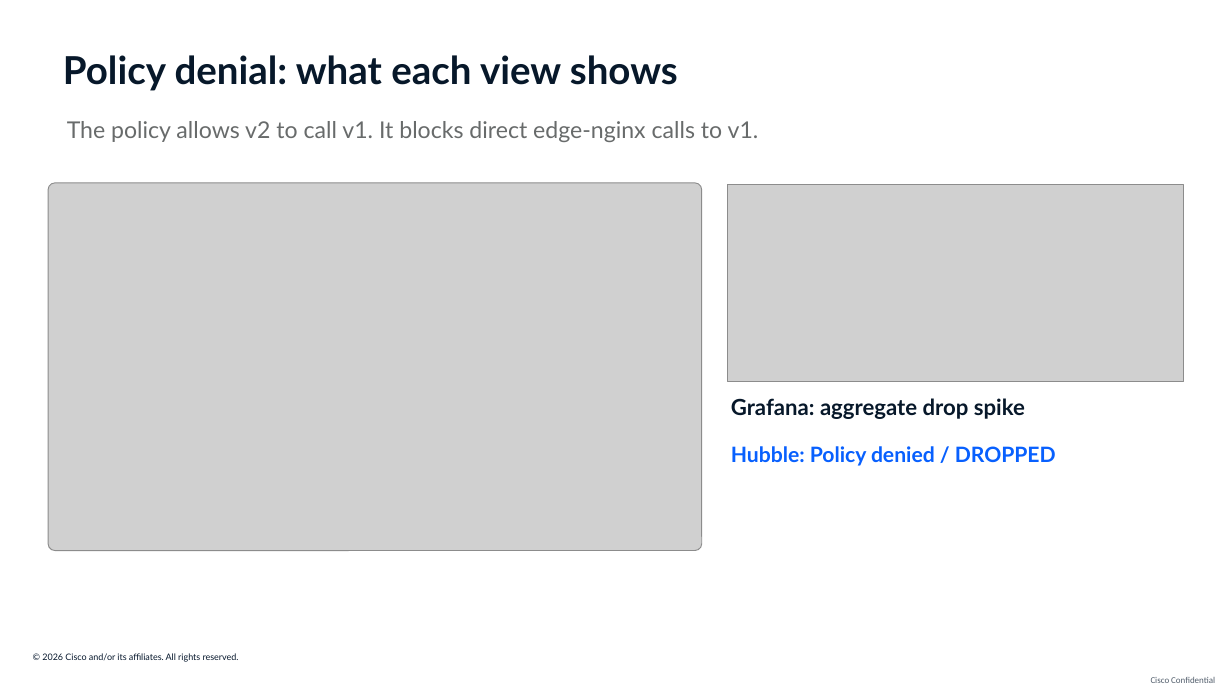
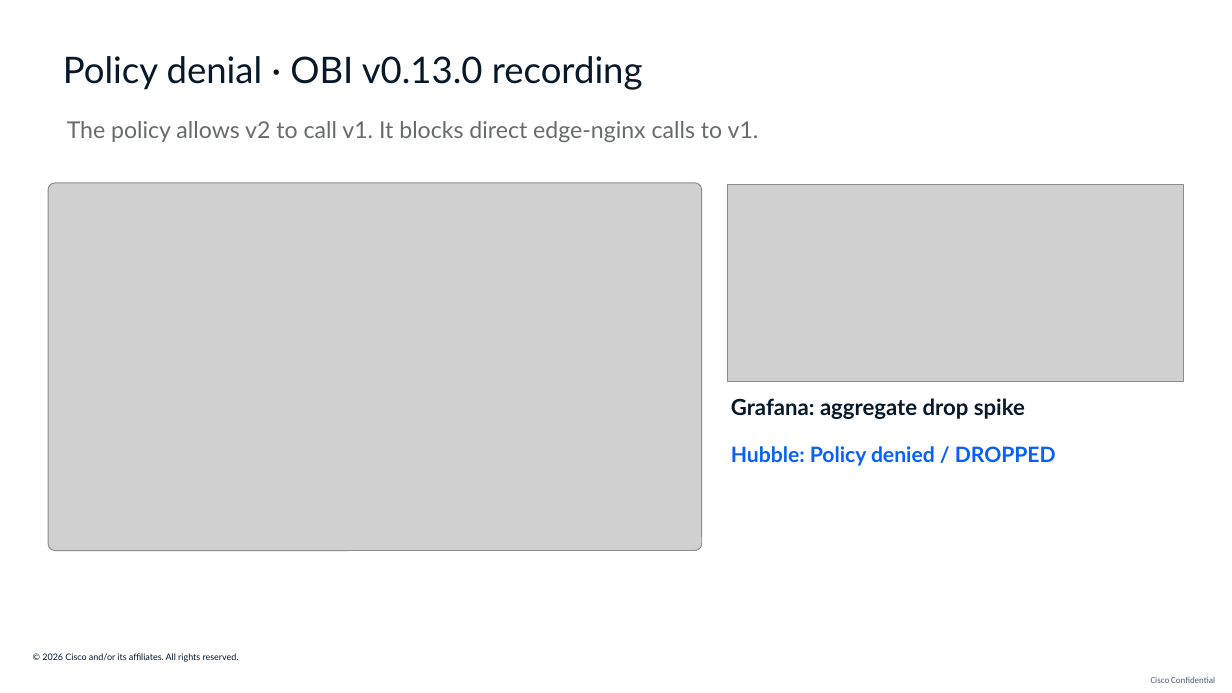
Before and after one commit to ajimenez1503/cilium-obi-demo, a slide deck: slide 23 of slides/cilium-obi-session-deck-latest.pptx (slide 22 before the commit). Drawn at 1232x693 pixels with LibreOffice and Linux fonts; fonts in the diff are those of the drawing; grey boxes stand for pictures; background and template pictures are left out. Boxes give left, top, right and bottom in pixels: in the first picture for what was removed or moved away, otherwise in the second. Text is boxed around its words. In the diff, an @@ line names an element or a change of style, - is before the commit and + after.

```diff
--- a/slides/cilium-obi-session-deck-latest.pptx
+++ b/slides/cilium-obi-session-deck-latest.pptx
@@ text at [63,56,643,90]: text changed; size 30 to 28.5 pt; bold off @@
-Policy denial: what each view shows
+Policy denial · OBI v0.13.0 recording
```
Also in this commit, not shown: 8 other slides changed, 3 slides added, 2 slides removed, 30 other files.
